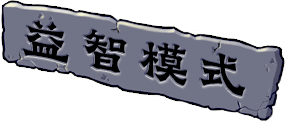
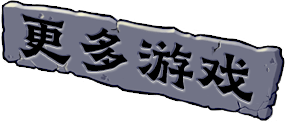
Before/after of a (286, 122) layered artwork. What changed in the layer stack:
renamed "GraveBustedStoneLishuSc.ttf｜默认" to "项目字体｜更多游戏", painted on it over bbox(20, 14, 253, 102)
